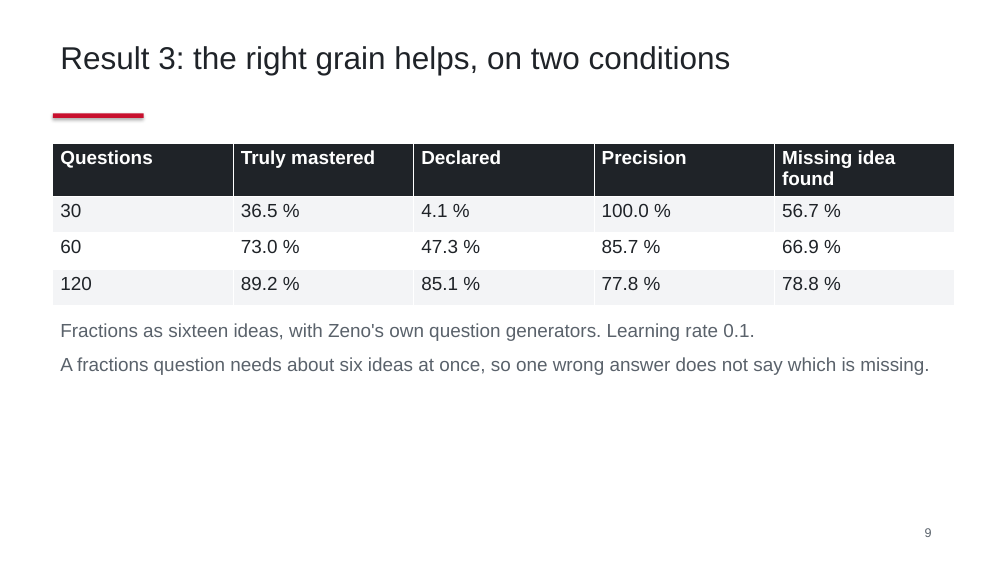
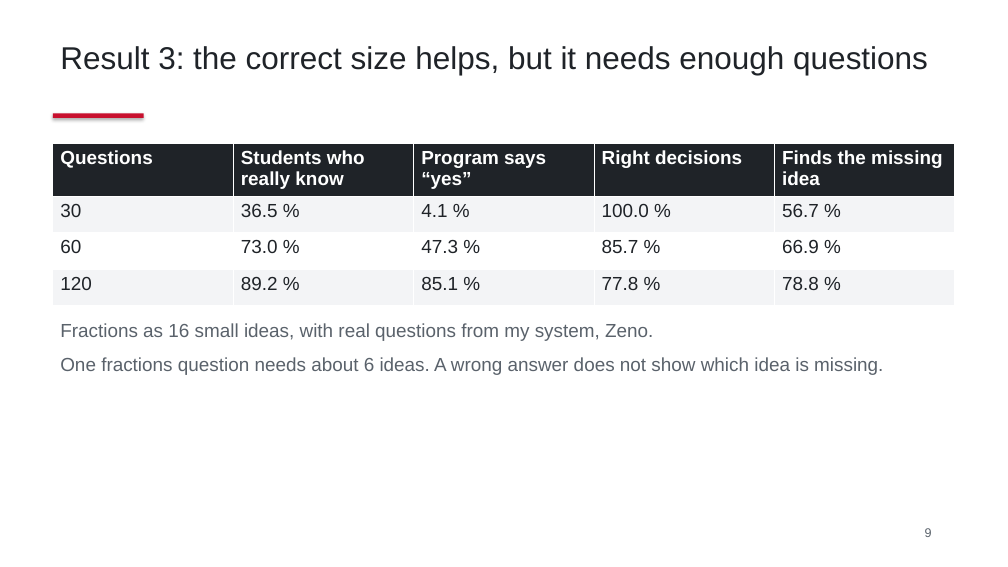
Before and after one commit to DavidTbilisi/zeno-math, a slide deck: slide 9 of docs/thesis/preliminary-defense.pptx. Drawn at 1008x567 pixels with LibreOffice and Linux fonts; fonts in the diff are those of the drawing. Boxes give left, top, right and bottom in pixels: in the first picture for what was removed or moved away, otherwise in the second. Text is boxed around its words. In the diff, an @@ line names an element or a change of style, - is before the commit and + after.

```diff
--- a/docs/thesis/preliminary-defense.pptx
+++ b/docs/thesis/preliminary-defense.pptx
@@ text at (x1=60, y1=46, x2=928, y2=75): text changed @@
-Result 3: the right grain helps, on two conditions
+Result 3: the correct size helps, but it needs enough questions
@@ table at (x1=53, y1=144, x2=957, y2=294) @@
-row 1: Questions | Truly mastered | Declared | Precision | Missing idea found
+row 1: Questions | Students who really know | Program says “yes” | Right decisions | Finds the missing idea
@@ text at (x1=60, y1=323, x2=883, y2=375): text changed @@
-Fractions as sixteen ideas, with Zeno's own question generators. Learning rate 0.1.
-A fractions question needs about six ideas at once, so one wrong answer does not say which is missing.
+Fractions as 16 small ideas, with real questions from my system, Zeno.
+One fractions question needs about 6 ideas. A wrong answer does not show which idea is missing.
```
Also in this commit, not shown: 10 other slides changed, 2 other files.
